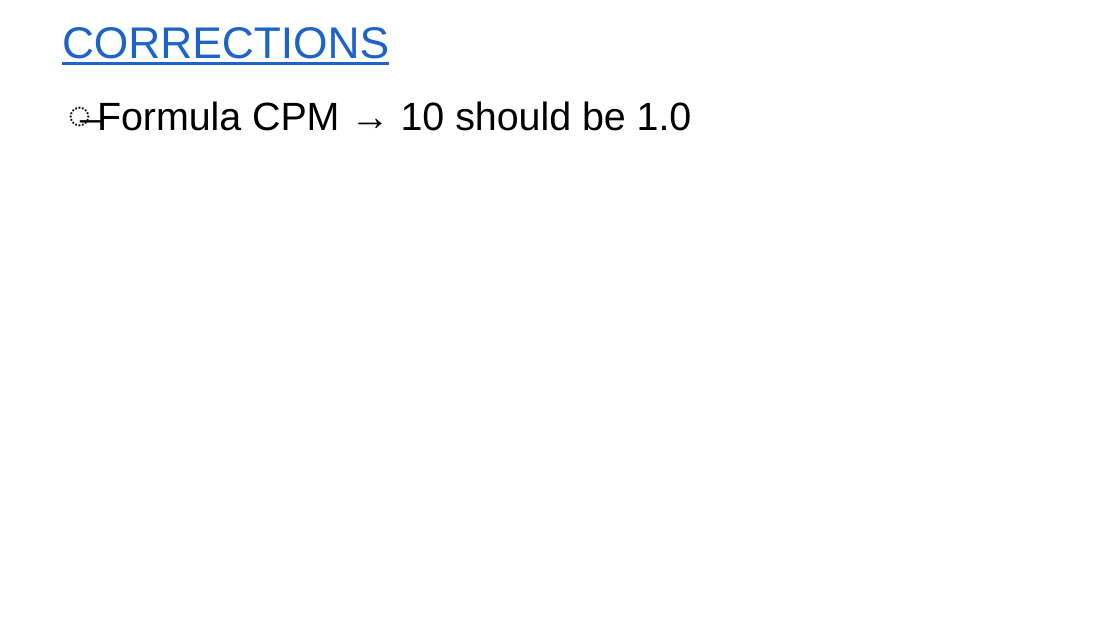
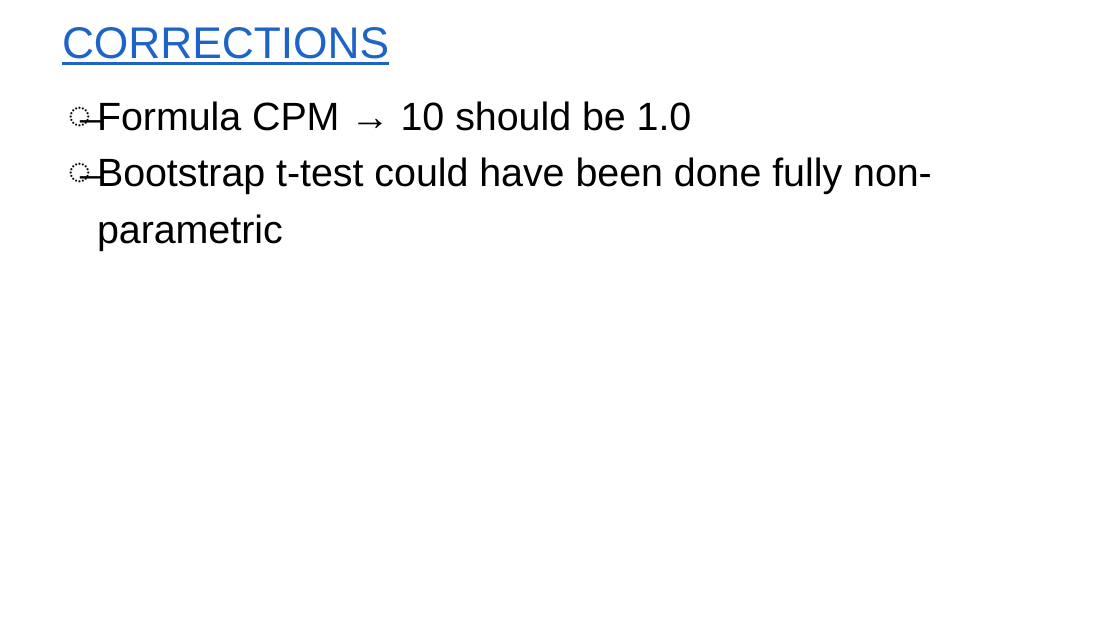
Before and after one commit to RobbeDufoort/thesis_defence_summary, a slide deck: slide 15 of thesis_defense.pptx (slide 14 before the commit). Drawn at 1120x630 pixels with LibreOffice and Linux fonts; fonts in the diff are those of the drawing; background and template pictures are left out. Boxes give left, top, right and bottom in pixels: in the first picture for what was removed or moved away, otherwise in the second. Text is boxed around its words. In the diff, an @@ line names an element or a change of style, - is before the commit and + after.

```diff
--- a/thesis_defense.pptx
+++ b/thesis_defense.pptx
@@ text at bbox=[97, 157, 932, 251]: paragraph added @@
+̶ Bootstrap t-test could have been done fully non-parametric
```
Also in this commit, not shown: 2 other slides changed, 2 slides added, 1 slide removed, 10 other files.
